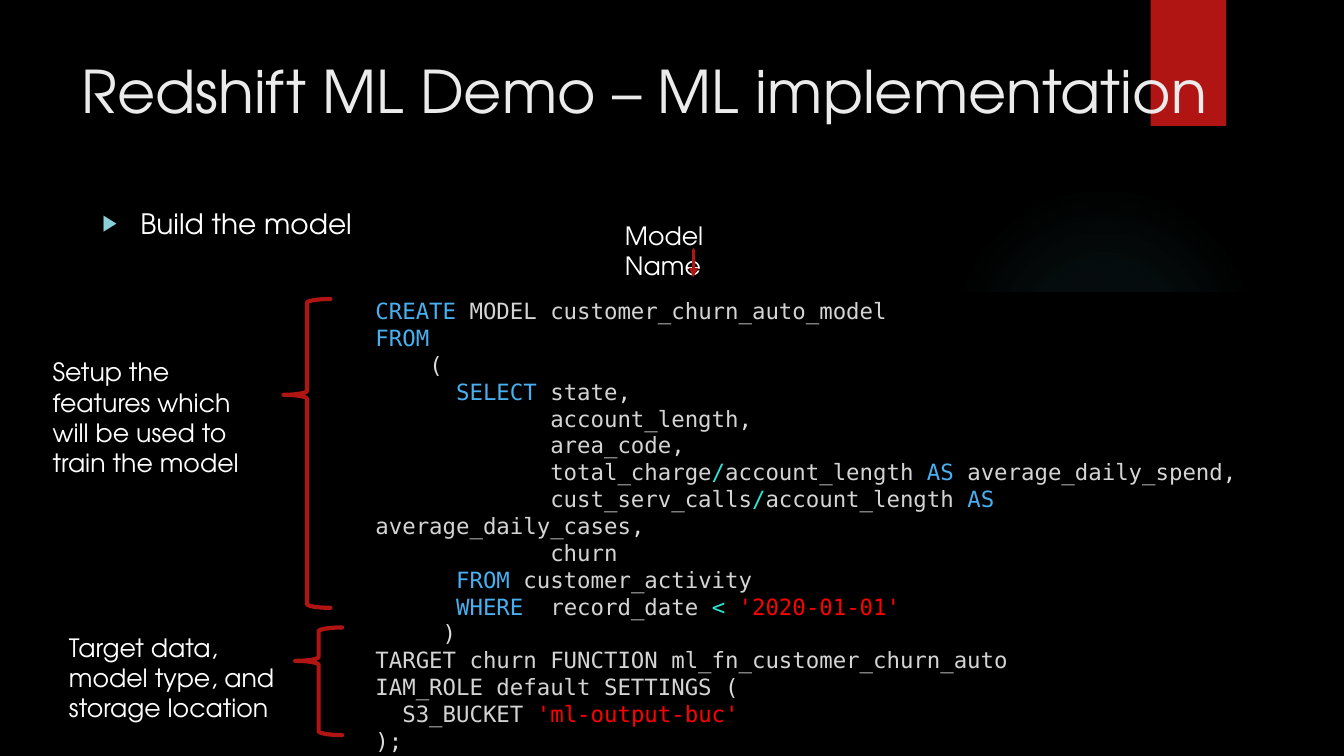
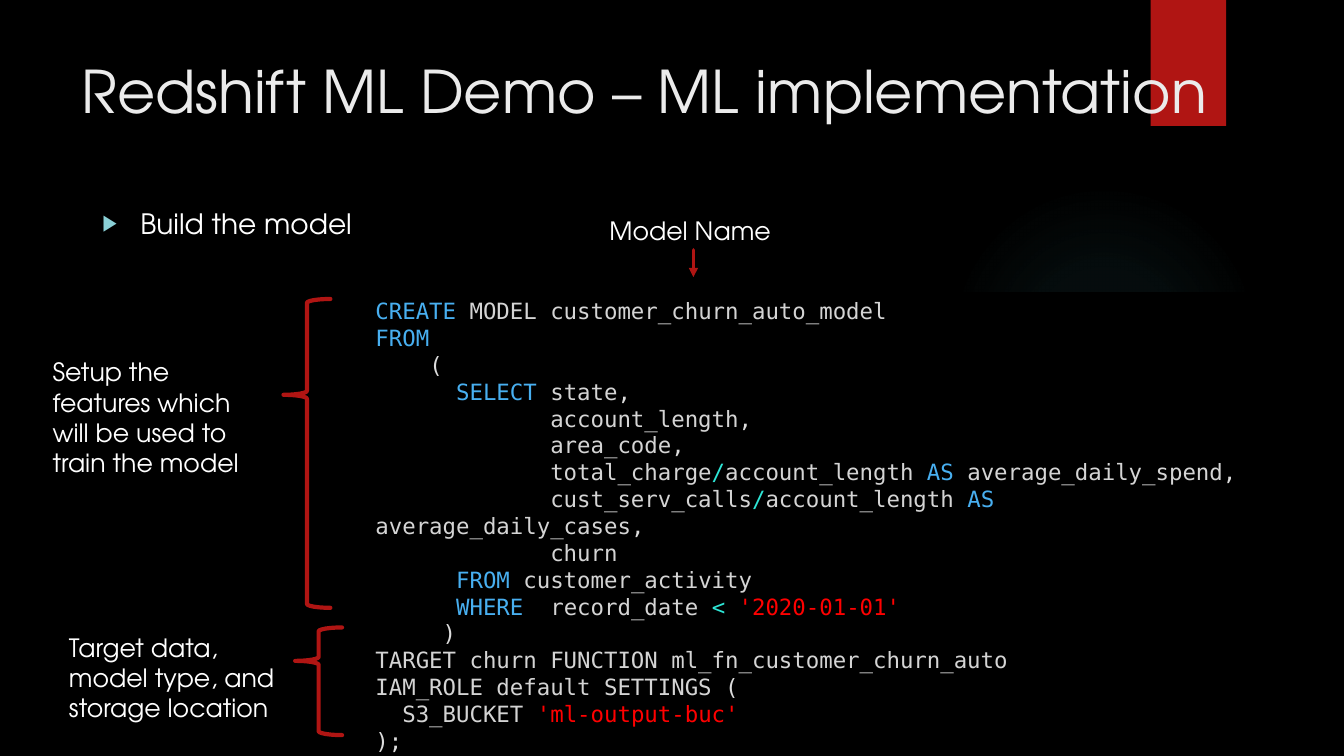
Before and after one commit to blasher565/advDBM_csit565, a slide deck: slide 19 of Final/lasher_redshift_dl_ml_csit565_final.pptx. Drawn at 1344x756 pixels with LibreOffice and Linux fonts; fonts in the diff are those of the drawing; background and template pictures are left out. Boxes give left, top, right and bottom in pixels: in the first picture for what was removed or moved away, otherwise in the second. Text is boxed around its words. In the diff, an @@ line names an element or a change of style, - is before the commit and + after.

```diff
--- a/Final/lasher_redshift_dl_ml_csit565_final.pptx
+++ b/Final/lasher_redshift_dl_ml_csit565_final.pptx
@@ text "Model Name" rewrapped from [625,226,703,277] to [609,221,771,241] @@
```
Also in this commit, not shown: 4 other slides changed, 1 other file.
